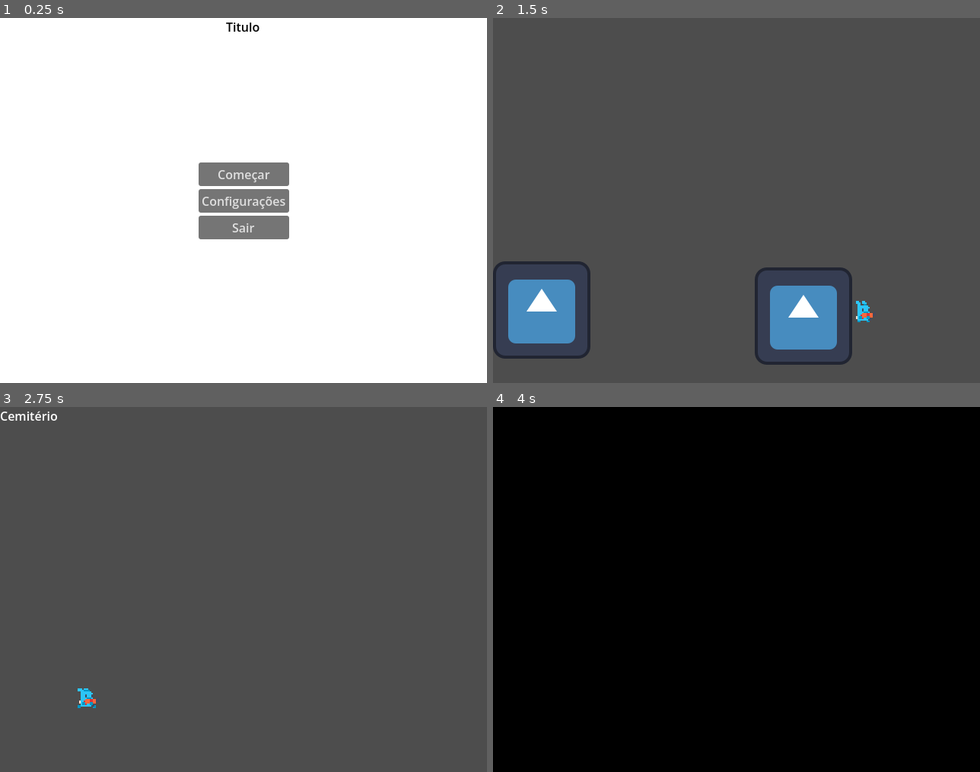
Above: before the commit, frames 1-4 (two rows, left to right).
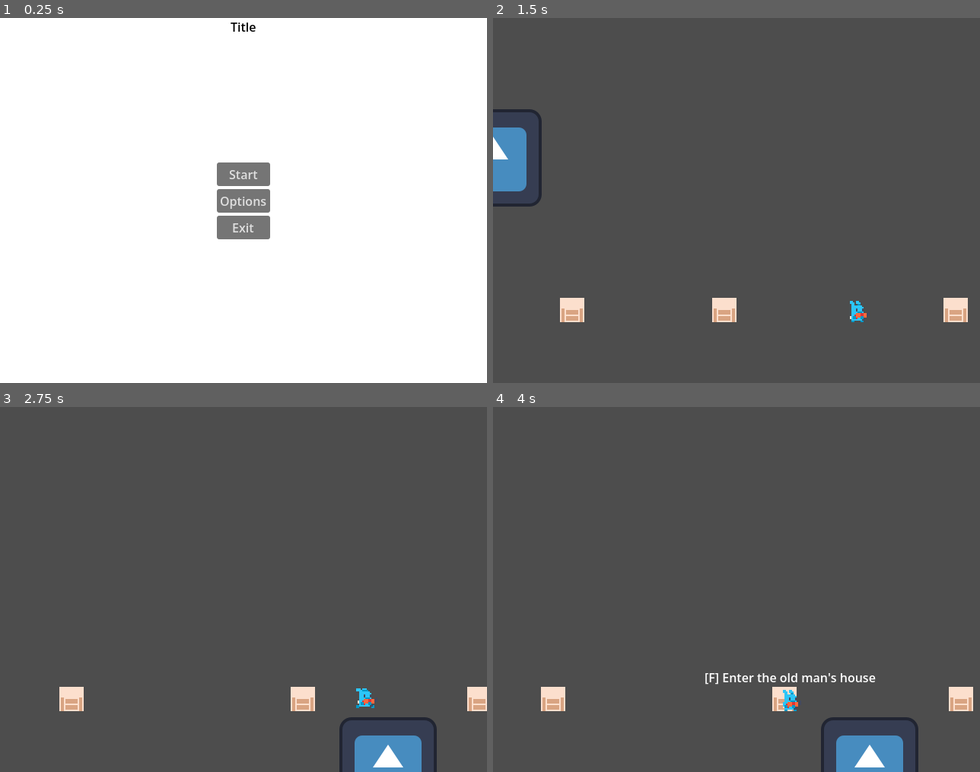
Above: after the commit, the same moments.

Repository: Magistratus-Studio/goedwareJam
Game: Godot game, scene res://cenas/menuInicial.tscn
The game is run twice, just before and just after one commit, with the same random seed, the same clock (stepped at 60 frames per second) and the same inputs. The engine's default icon, where the game draws it, is replaced by a stand-in: a white triangle on a blue panel in a dark square.
Inputs (mouse positions are in pixels of both pictures, inside the frame that each line leads up to):
- Up to frame 1 (0.25 s): no input
- Up to frame 2 (1.5 s): click "Configurações" (after the commit: "Options") at 0.5 s; click "Começar" (after the commit: "Start") at 1.25 s
- Up to frame 3 (2.75 s): tap Enter at 2 s; move the mouse to (350, 571) at 2.02 s; hold D (move_right) from 2.03 s (still down); hold F (interact, bound only after the commit) from 2.03 s (still down); click (350, 571) at 2.17 s
- Up to frame 4 (4 s): move the mouse to (639, 607) at 2.77 s; release D (move_right) at 2.78 s; release F (interact, bound only after the commit) at 2.78 s; hold A (move_left) 2.78-3.53 s; tap F (interact, bound only after the commit) at 2.85 s; click (639, 607) at 2.92 s; move the mouse to (785, 509) at 3.52 s; hold D (move_right) from 3.53 s (still down); hold F (interact, bound only after the commit) from 3.53 s (still down); tap Tab at 3.6 s; click (785, 509) at 3.67 s

The runs differ from the first frame. In frame 1, 1.9% of the frame differs, in the area x 40-60%, y 1-61%; in frame 2, 8.5%; in frame 3, 3.0%; in frame 4, 100%, in the area x 0-100%, y 0-100%.

Commit message:
feat: adiciona todas as áreas e texto de interação

Diff:
--- a/goedware-jam/assets/localization.csv
+++ b/goedware-jam/assets/localization.csv
@@ -1,5 +1,14 @@
 keys,en,pt_BR
-TITLE,Title,Titulo
-START_BUTTON,Start,Começar
-CONFIG_BUTTON,Options,Configurações
-EXIT_BUTTON,Exit,Sair
+TITLE,"Title","Titulo"
+START_BUTTON,"Start","Começar"
+CONFIG_BUTTON,"Options","Configurações"
+EXIT_BUTTON,"Exit","Sair"
+INTERECT_ENTER_SQUARE,"[F] Go to the square","[F] Ir para praça"
+TEXTO,"Sample Text","Texto Exemplo"
+INTERECT_ENTER_CEMETERY,"[F] Enter the graveyard","[F] Entrar no cemitério"
+INTERECT_ENTER_FOREST_ENTRY,"[F] Go to the forest","[F] Ir para floresta"
+INTERECT_ENTER_FOREST,"[F] Go deeper in the forest","[F] Se apronfudar na floresta"
+INTERECT_ENTER_PLAYER_HOUSE,"[F] Enter your house","[F] Entrar em casa"
+INTERECT_ENTER_OLDMANS_HOUSE,"[F] Enter the old man's house","[F] Entrar na casa do velho"
+INTERECT_ENTER_POLICE_STATION,"[F] Go to the police station","[F] Ir para delegacia"
+INTERECT_ENTER_STORE,"[F] Enter the store","[F] Entrar na mercearia"
--- a/goedware-jam/cenas/areas/areaTransition.tscn
+++ b/goedware-jam/cenas/areas/areaTransition.tscn
@@ -1,6 +1,7 @@
 [gd_scene format=3 uid="uid://dvkolyav5qrt"]
 
 [ext_resource type="Script" uid="uid://cfgjer2keeas0" path="res://cenas/areas/area_transition.gd" id="1_20hqe"]
+[ext_resource type="Texture2D" uid="uid://dqr7n008r4t8w" path="res://assets/tilemap.png" id="2_jg8uu"]
 
 [sub_resource type="RectangleShape2D" id="RectangleShape2D_otrat"]
 resource_local_to_scene = true
@@ -10,7 +11,17 @@
 collision_layer = 0
 monitorable = false
 script = ExtResource("1_20hqe")
+offsetAmount = null
 
 [node name="CollisionShape2D" type="CollisionShape2D" parent="." unique_id=1156620277]
+position = Vector2(-16, 0)
 shape = SubResource("RectangleShape2D_otrat")
 debug_color = Color(0.66748655, 0.41426423, 0.776443, 0.41960785)
+
+[node name="Sprite2D" type="Sprite2D" parent="." unique_id=443471815]
+position = Vector2(-16, 0)
+scale = Vector2(2, 2)
+texture = ExtResource("2_jg8uu")
+hframes = 10
+vframes = 6
+frame = 36
--- a/goedware-jam/cenas/areas/area_transition.gd
+++ b/goedware-jam/cenas/areas/area_transition.gd
@@ -6,6 +6,8 @@
 
 @export_file("*.tscn") var level
 @export var targetTransitionArea: String = "AreaTransition"
+@export var promptText: String = "INTERACT"
+@export var offsetAmount: int = 32
 
 @export_category("Collision Area Settings")
 @export var side: SIDE = SIDE.LEFT :
@@ -22,8 +24,10 @@
 func _ready() -> void:
 	_updateArea()
 	if Engine.is_editor_hint():
+		set_process_unhandled_input(false)
 		return
 
+	set_process_unhandled_input(false)
 	monitoring = false
 	_placePlayer()
 
@@ -33,12 +37,27 @@
 	await get_tree().physics_frame
 	if not body_entered.is_connected(_playerEntered):
 		body_entered.connect(_playerEntered)
+	if not body_exited.is_connected(_playerExited):
+		body_exited.connect(_playerExited)
 
-func _playerEntered(_body: Node2D) -> void:
-	if _body != PlayerController.player:
+func _playerEntered(body: Node2D) -> void:
+	if body != PlayerController.player:
 		return
-	set_deferred("monitoring", false)
-	AreaLimitController.loadNewArea(level, targetTransitionArea, getOffset())
+	PlayerHud.showPrompt(promptText)
+	set_process_unhandled_input(true)
+
+func _playerExited(body: Node2D) -> void:
+	if body != PlayerController.player:
+		return
+	PlayerHud.hidePrompt()
+	set_process_unhandled_input(false)
+
+func _unhandled_input(event: InputEvent) -> void:
+	if event.is_action_pressed("interact"):
+		get_viewport().set_input_as_handled()
+		set_process_unhandled_input(false)
+		PlayerHud.hidePrompt()
+		AreaLimitController.loadNewArea(level, targetTransitionArea, getOffset())
 
 func _placePlayer() -> void:
 	if name != AreaLimitController.targetTransition:
@@ -51,12 +70,12 @@
 
 	if side == SIDE.LEFT or side == SIDE.RIGHT:
 		offset.y = playerPos.y - global_position.y
-		offset.x = 48 # Maior que 32px para não sobrepor a CollisionShape2D na entrada
+		offset.x = offsetAmount # Maior que 32px para não sobrepor a CollisionShape2D na entrada
 		if side == SIDE.LEFT:
 			offset.x *= -1
 	else:
 		offset.x = playerPos.x - global_position.x
-		offset.y = 48
+		offset.y = offsetAmount
 		if side == SIDE.TOP:
 			offset.y *= -1
 
--- a/goedware-jam/cenas/areas/casaJogador.tscn
+++ b/goedware-jam/cenas/areas/casaJogador.tscn
@@ -20,3 +20,6 @@
 
 [node name="AreaTransition" parent="." unique_id=783359035 instance=ExtResource("3_a6knm")]
 position = Vector2(39, 384)
+level = "uid://b1brwg3lrtt7m"
+targetTransitionArea = "CasaJogador"
+promptText = "INTERECT_ENTER_SQUARE"
--- a/goedware-jam/cenas/areas/casaVelho.tscn
+++ b/goedware-jam/cenas/areas/casaVelho.tscn
@@ -1,6 +1,7 @@
 [gd_scene format=3 uid="uid://dv2ieo3b085cw"]
 
 [ext_resource type="Script" uid="uid://cmk0fd8s3kr0w" path="res://scripts/area.gd" id="1_nju8j"]
+[ext_resource type="PackedScene" uid="uid://dvkolyav5qrt" path="res://cenas/areas/areaTransition.tscn" id="3_nju8j"]
 [ext_resource type="PackedScene" uid="uid://cf4s5vqcy8vn" path="res://objects/areaLimit.tscn" id="3_utpaf"]
 
 [node name="CasaVelho" type="Node2D" unique_id=760885210 groups=["areas"]]
@@ -16,3 +17,10 @@
 offset_right = 40.0
 offset_bottom = 23.0
 text = "Casa Velho"
+
+[node name="AreaTransition" parent="." unique_id=783359035 instance=ExtResource("3_nju8j")]
+position = Vector2(576, 384)
+level = "uid://b1brwg3lrtt7m"
+targetTransitionArea = "CasaVelho"
+promptText = "INTERECT_ENTER_SQUARE"
+side = 1
--- a/goedware-jam/cenas/areas/cemiterio.tscn
+++ b/goedware-jam/cenas/areas/cemiterio.tscn
@@ -21,3 +21,6 @@
 [node name="AreaTransition" parent="." unique_id=783359035 instance=ExtResource("3_owg2r")]
 position = Vector2(61, 384)
 level = "uid://b1brwg3lrtt7m"
+targetTransitionArea = "Cemiterio"
+promptText = "INTERECT_ENTER_SQUARE"
+offsetAmount = 32
--- a/goedware-jam/cenas/areas/delegacia.tscn
+++ b/goedware-jam/cenas/areas/delegacia.tscn
@@ -1,6 +1,7 @@
 [gd_scene format=3 uid="uid://bed3h78jcgxlp"]
 
 [ext_resource type="Script" uid="uid://cmk0fd8s3kr0w" path="res://scripts/area.gd" id="1_5wgtb"]
+[ext_resource type="PackedScene" uid="uid://dvkolyav5qrt" path="res://cenas/areas/areaTransition.tscn" id="3_5wgtb"]
 [ext_resource type="PackedScene" uid="uid://cf4s5vqcy8vn" path="res://objects/areaLimit.tscn" id="3_o56ev"]
 
 [node name="Delegacia" type="Node2D" unique_id=760885210 groups=["areas"]]
@@ -16,3 +17,9 @@
 offset_right = 40.0
 offset_bottom = 23.0
 text = "Delegacia"
+
+[node name="AreaTransition" parent="." unique_id=783359035 instance=ExtResource("3_5wgtb")]
+position = Vector2(39, 384)
+level = "uid://b1brwg3lrtt7m"
+targetTransitionArea = "Delegacia"
+promptText = "INTERECT_ENTER_SQUARE"
--- a/goedware-jam/cenas/areas/entradaFloresta.tscn
+++ b/goedware-jam/cenas/areas/entradaFloresta.tscn
@@ -21,5 +21,7 @@
 [node name="AreaTransition" parent="." unique_id=783359035 instance=ExtResource("3_rv7pj")]
 position = Vector2(593, 384)
 level = "uid://b1brwg3lrtt7m"
-targetTransitionArea = "AreaTransition2"
+targetTransitionArea = "EntradaFloresta"
+promptText = "INTERECT_ENTER_SQUARE"
+offsetAmount = 32
 side = 1
--- a/goedware-jam/cenas/areas/mercado.tscn
+++ b/goedware-jam/cenas/areas/mercado.tscn
@@ -2,6 +2,7 @@
 
 [ext_resource type="Script" uid="uid://cmk0fd8s3kr0w" path="res://scripts/area.gd" id="1_5105e"]
 [ext_resource type="PackedScene" uid="uid://cf4s5vqcy8vn" path="res://objects/areaLimit.tscn" id="3_1gyjn"]
+[ext_resource type="PackedScene" uid="uid://dvkolyav5qrt" path="res://cenas/areas/areaTransition.tscn" id="3_5105e"]
 
 [node name="Mercado" type="Node2D" unique_id=760885210 groups=["areas"]]
 script = ExtResource("1_5105e")
@@ -16,3 +17,9 @@
 offset_right = 40.0
 offset_bottom = 23.0
 text = "Mercado"
+
+[node name="AreaTransition" parent="." unique_id=783359035 instance=ExtResource("3_5105e")]
+position = Vector2(39, 384)
+level = "uid://b1brwg3lrtt7m"
+targetTransitionArea = "Mercado"
+promptText = "INTERECT_ENTER_SQUARE"
--- a/goedware-jam/cenas/areas/praca.tscn
+++ b/goedware-jam/cenas/areas/praca.tscn
@@ -11,15 +11,15 @@
 metadata/limits = Vector2(-500, 1000)
 
 [node name="Icon" type="Sprite2D" parent="." unique_id=2146468413]
-position = Vector2(424, 384)
+position = Vector2(424, 472)
 texture = ExtResource("1_4vxli")
 
 [node name="Icon2" type="Sprite2D" parent="." unique_id=1078887202]
-position = Vector2(768, 392)
+position = Vector2(728, 319)
 texture = ExtResource("1_4vxli")
 
 [node name="Icon3" type="Sprite2D" parent="." unique_id=2059179703]
-position = Vector2(-296, 408)
+position = Vector2(-296, 184)
 texture = ExtResource("1_4vxli")
 
 [node name="AreaLimitRight" parent="." unique_id=2008818771 instance=ExtResource("3_6whto")]
@@ -29,14 +29,36 @@
 position = Vector2(-496, 384)
 scale = Vector2(-1, 1)
 
-[node name="AreaTransition" parent="." unique_id=783359035 instance=ExtResource("4_xf63h")]
+[node name="Cemiterio" parent="." unique_id=783359035 instance=ExtResource("4_xf63h")]
 position = Vector2(920, 384)
 level = "uid://doqj5w4ot7lwd"
+promptText = "INTERECT_ENTER_CEMETERY"
 side = 1
 
-[node name="AreaTransition2" parent="." unique_id=1292975405 instance=ExtResource("4_xf63h")]
+[node name="EntradaFloresta" parent="." unique_id=1292975405 instance=ExtResource("4_xf63h")]
 position = Vector2(-424, 384)
 level = "uid://crvbb1255pl4l"
+promptText = "INTERECT_ENTER_FOREST_ENTRY"
+
+[node name="CasaVelho" parent="." unique_id=17925642 instance=ExtResource("4_xf63h")]
+position = Vector2(328, 384)
+level = "uid://dv2ieo3b085cw"
+promptText = "INTERECT_ENTER_OLDMANS_HOUSE"
+
+[node name="CasaJogador" parent="." unique_id=1692880641 instance=ExtResource("4_xf63h")]
+position = Vector2(560, 384)
+level = "uid://bfpd32w7w7sjx"
+promptText = "INTERECT_ENTER_PLAYER_HOUSE"
+
+[node name="Delegacia" parent="." unique_id=546922841 instance=ExtResource("4_xf63h")]
+position = Vector2(-176, 384)
+level = "uid://bed3h78jcgxlp"
+promptText = "INTERECT_ENTER_POLICE_STATION"
+
+[node name="Mercado" parent="." unique_id=829243281 instance=ExtResource("4_xf63h")]
+position = Vector2(24, 384)
+level = "uid://bqfawtijvnj3p"
+promptText = "INTERECT_ENTER_STORE"
 
 [node name="PlayerSpawn" parent="." unique_id=693005256 instance=ExtResource("5_lgl2q")]
-position = Vector2(848, 384)
+position = Vector2(184, 384)
--- /dev/null
+++ b/goedware-jam/gui/player_hud.gd
@@ -0,0 +1,55 @@
+extends CanvasLayer
+
+@onready var interact_label: Label = $Control/InteractLabel
+
+# Distância acima do ponto de origem do Player
+@export var head_offset_y: float = -40.0
+
+# Margem mínima (em pixels) entre o texto e as bordas da câmera/tela
+@export var screen_margin: float = 8.0
+
+func _ready() -> void:
+	hidePrompt()
+	# Garante que o texto suma automaticamente ao iniciar o carregamento de uma nova área
+	AreaLimitController.areaLoadStarted.connect(hidePrompt)
+
+func _process(_delta: float) -> void:
+	if not interact_label.visible:
+		return
+
+	if not is_instance_valid(PlayerController.player) or not PlayerController.player.is_inside_tree():
+		hidePrompt()
+		return
+
+	_updateLabelPosition()
+
+func showPrompt(text: String) -> void:
+	interact_label.text = text
+	interact_label.reset_size()
+	interact_label.visible = true
+	_updateLabelPosition()
+
+func hidePrompt() -> void:
+	if interact_label:
+		interact_label.visible = false
+
+func _updateLabelPosition() -> void:
+	# Posição do Player convertida para as coordenadas da tela (Canvas)
+	var playerScreenPos: Vector2 = PlayerController.player.get_global_transform_with_canvas().origin
+
+	# Usa get_minimum_size() para garantir a largura/altura exata mesmo no 1º frame após trocar o texto
+	var labelSize: Vector2 = interact_label.get_minimum_size()
+	var viewportSize: Vector2 = get_viewport().get_visible_rect().size
+
+	# Posição ideal centralizada acima da cabeça do Player
+	var targetPos := Vector2(
+		playerScreenPos.x - (labelSize.x * 0.5),
+		playerScreenPos.y + head_offset_y
+	)
+
+	# Define os limites mínimos (canto superior esquerdo) e máximos (canto inferior direito)
+	var minPos := Vector2(screen_margin, screen_margin)
+	var maxPos := (viewportSize - labelSize - Vector2(screen_margin, screen_margin)).max(minPos)
+
+	# Trava a posição final dentro da área visível da câmera
+	interact_label.global_position = targetPos.clamp(minPos, maxPos)
--- /dev/null
+++ b/goedware-jam/gui/player_hud.tscn
@@ -0,0 +1,25 @@
+[gd_scene format=3 uid="uid://dtaip2ryfph8v"]
+
+[ext_resource type="Script" uid="uid://dk8jlohig5dbx" path="res://gui/player_hud.gd" id="1_ki3ao"]
+
+[node name="PlayerHud" type="CanvasLayer" unique_id=1348684075]
+script = ExtResource("1_ki3ao")
+
+[node name="Control" type="Control" parent="." unique_id=203634240]
+layout_mode = 3
+anchors_preset = 15
+anchor_right = 1.0
+anchor_bottom = 1.0
+grow_horizontal = 2
+grow_vertical = 2
+mouse_filter = 2
+mouse_behavior_recursive = 1
+
+[node name="InteractLabel" type="Label" parent="Control" unique_id=100993365]
+visible = false
+layout_mode = 1
+anchors_preset = 10
+anchor_right = 1.0
+offset_bottom = 23.0
+grow_horizontal = 2
+horizontal_alignment = 1
--- a/goedware-jam/project.godot
+++ b/goedware-jam/project.godot
@@ -20,6 +20,7 @@
 AreaLimitController="*uid://b3d72tmjkb7qm"
 PlayerController="*uid://c3u0223yf4p7j"
 SceneTransition="*uid://clbgp1ptmcgur"
+PlayerHud="*uid://dtaip2ryfph8v"
 
 [display]
 
@@ -30,7 +31,7 @@
 
 [editor_plugins]
 
-enabled=PackedStringArray("res://addons/project-time-tracker/plugin.cfg")
+enabled=PackedStringArray("res://addons/coldrock-csv/plugin.cfg", "res://addons/project-time-tracker/plugin.cfg")
 
 [global_group]
 
@@ -51,7 +52,7 @@
 , Object(InputEventKey,"resource_local_to_scene":false,"resource_name":"","device":-1,"window_id":0,"alt_pressed":false …(186 unchanged characters)…
 ]
 }
-interect={
+interact={
 "deadzone": 0.2,
 "events": [Object(InputEventKey,"resource_local_to_scene":false,"resource_name":"","device":-1,"window_id":0,"alt_press …(192 unchanged characters)…
 , Object(InputEventKey,"resource_local_to_scene":false,"resource_name":"","device":-1,"window_id":0,"alt_pressed":false …(182 unchanged characters)…
@@ -66,7 +67,6 @@
 [internationalization]
 
 locale/translations=PackedStringArray("res://assets/localization.en.translation", "res://assets/localization.pt_BR.translation")
-locale/test="pt_BR"
 
 [physics]
 
--- a/goedware-jam/project_time_tracker.json
+++ b/goedware-jam/project_time_tracker.json
@@ -1,8 +1,10 @@
 {
-  "2D": 6140.345,
+  "2D": 8632.134,
   "3D": 1.109,
   "AFK": 248.774,
+  "Asset Store": 176.398,
+  "CSV": 1062.805,
   "Documentation": 41.501,
-  "Game": 2615.878,
-  "Script": 15847.294
+  "Game": 3053.167,
+  "Script": 17810.889
 }
Not shown, added: goedware-jam/addons/coldrock-csv/classes/CSVDocument.gd
Not shown, added: goedware-jam/addons/coldrock-csv/classes/CSVDocument.gd.uid
Not shown, added: goedware-jam/addons/coldrock-csv/classes/CSVEditor.gd
Not shown, added: goedware-jam/addons/coldrock-csv/classes/CSVEditor.gd.uid
Not shown, added: goedware-jam/addons/coldrock-csv/classes/CSVParser.gd
Not shown, added: goedware-jam/addons/coldrock-csv/classes/CSVParser.gd.uid
Not shown, added: goedware-jam/addons/coldrock-csv/plugin.cfg
Not shown, added: goedware-jam/addons/coldrock-csv/plugin.gd
Not shown, added: goedware-jam/addons/coldrock-csv/plugin.gd.uid
Not shown, added: goedware-jam/addons/coldrock-csv/plugin_export.gd
Not shown, added: goedware-jam/addons/coldrock-csv/plugin_export.gd.uid
Not shown, added: goedware-jam/gui/player_hud.gd.uid
(and 1 more such lines)
